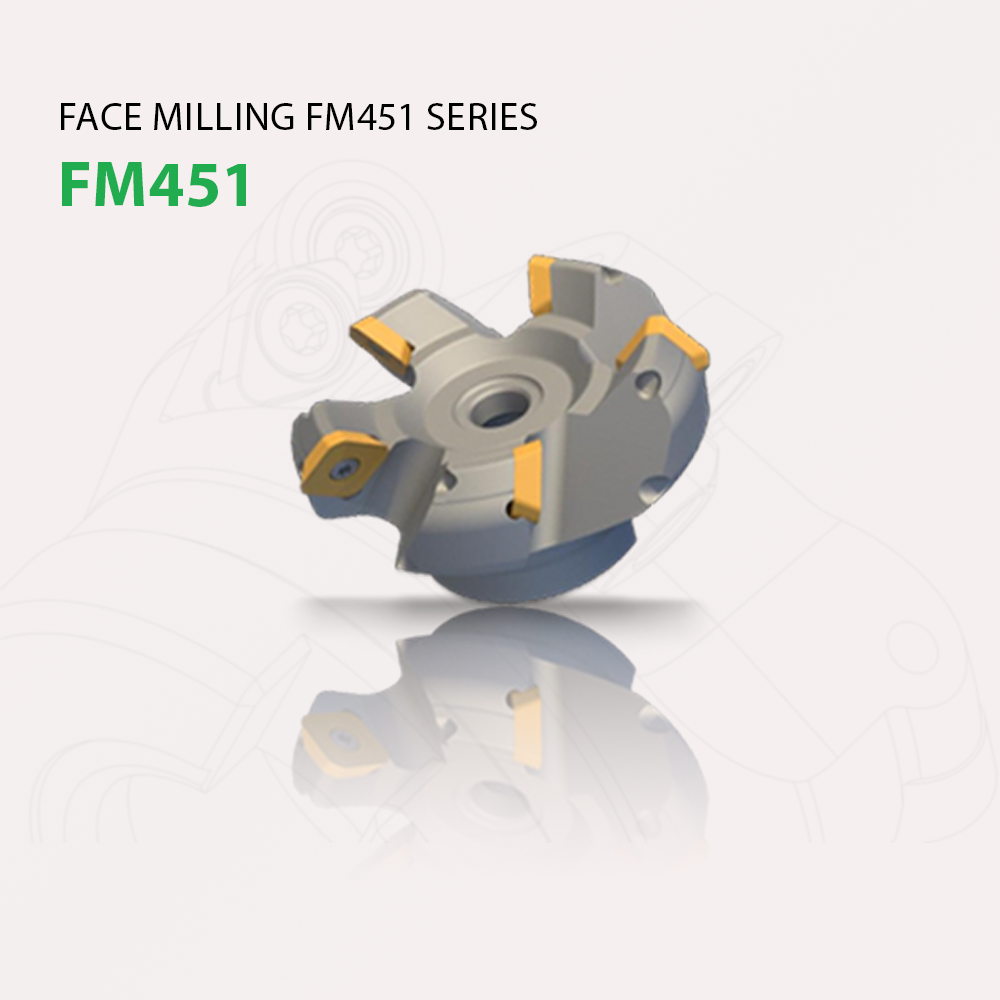
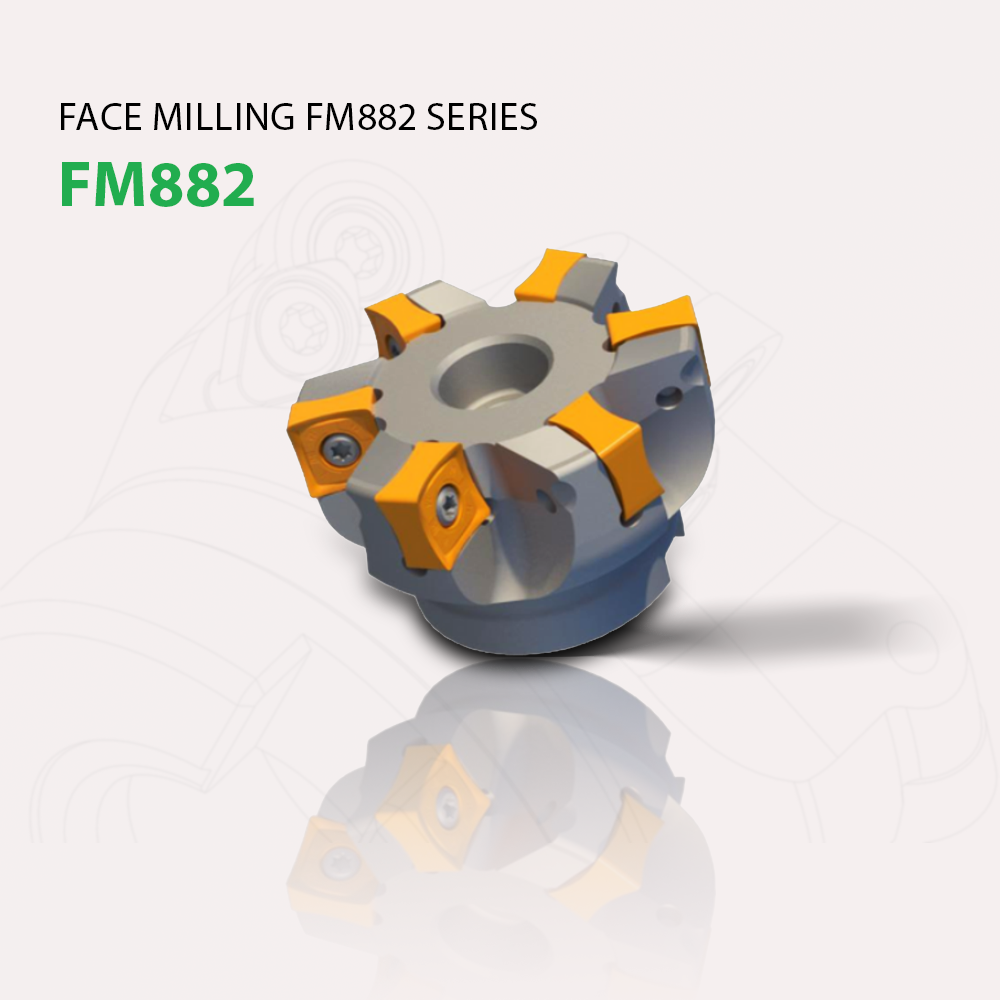
Layer changes from the first 1000×1000 image to the second:
removed group "holder-anh-san-pham" (3 layers) from group "01-sekt12t3-fm451.seo" over 149, 104, 717, 900
removed layer "Face milling FM451 series" (1st of 2, in "01-sekt12t3-fm451.seo" › "holder-anh-san-pham") from group "holder-anh-san-pham" over 357, 104, 415, 130
removed layer "FM451 copy 3" from group "holder-anh-san-pham" over 149, 163, 246, 207
removed layer "holder fm451 copy" from group "holder-anh-san-pham" over 285, 248, 717, 900
added group "Holder -fm882" with 7 layers in group "01-sekt12t3-fm451.seo" over 149, 104, 953, 997
added layer "Face milling FM882 series" in group "Holder -fm882" over 357, 104, 415, 130
added layer "FM882" in group "Holder -fm882" over 149, 163, 254, 207
added layer "overlay" (5th of 5, in "01-sekt12t3-fm451.seo" › "Holder -fm882") (overlay, 30%) in group "Holder -fm882" over 285, 248, 717, 657
added layer "Layer 13" in group "Holder -fm882" over 285, 248, 716, 656
added layer "HOlder copy" in group "Holder -fm882" over 307, 507, 703, 694
added layer "HOlder" (50%) in group "Holder -fm882" over 445, 589, 953, 677
added layer "Layer 12" in group "Holder -fm882" over 285, 657, 717, 997